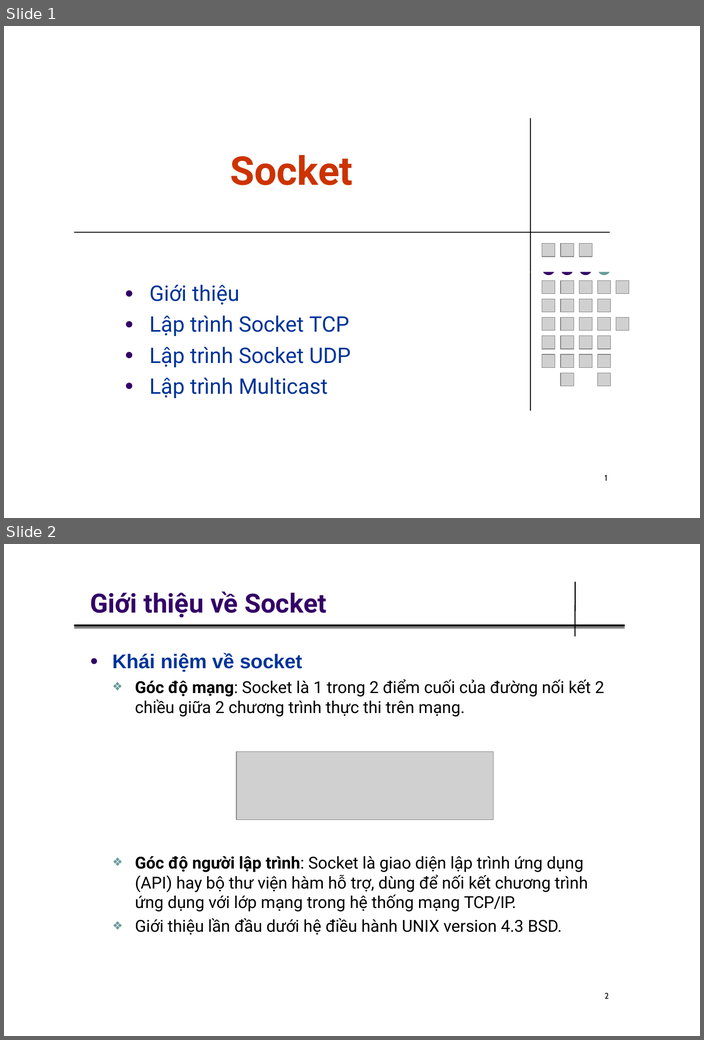
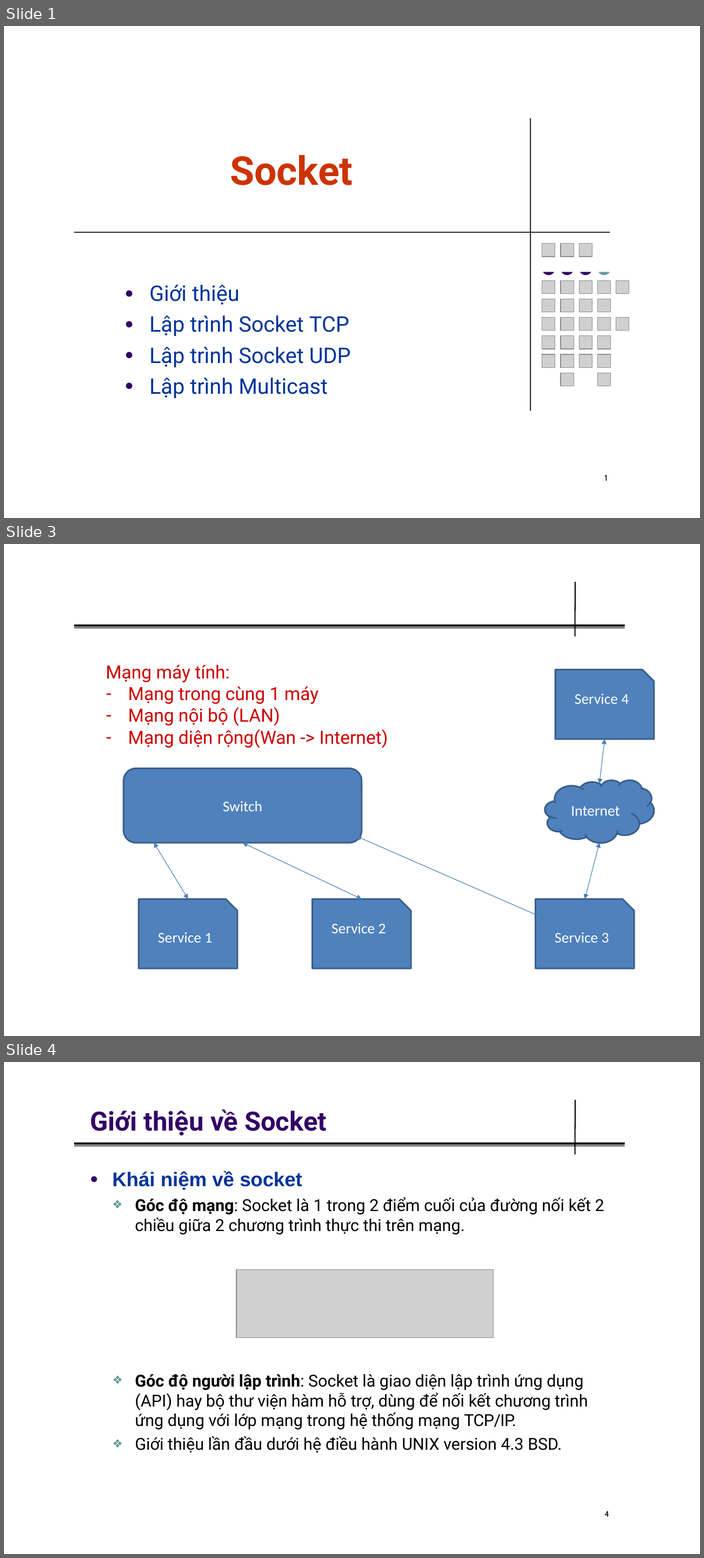
Before and after one commit to cuongpqfit/Java_10.1.2023, a slide deck: documents/Lesson 12 - Socket.pptx. Shown one above the other, each under a label of ours: slides 1 and 2 before the commit, slides 1, 3 and 4 after it; the slides between them are not shown. The pictures are 704x1040 and 704x1558 pixels, drawn with LibreOffice and Linux fonts; fonts in the diff are those of the drawing; grey boxes stand for pictures; background and template pictures are left out. Boxes give left, top, right and bottom in pixels: in the first picture for what was removed or moved away, otherwise in the second. Text is boxed around its words. In the diff, an @@ line names an element or a change of style, - is before the commit and + after.

```diff
--- a/documents/Lesson 12 - Socket.pptx
+++ b/documents/Lesson 12 - Socket.pptx
@@ slide 3 added at <box>4,544,700,1036</box>, background #FFFFFF; not listed: 1 template element that a slide beside it also shows @@
@@ text added at <box>106,664,388,748</box>, 22 pt, text #CC0000 @@
+Mạng máy tính:
+– Mạng trong cùng 1 máy
+– Mạng nội bộ (LAN)
+– Mạng diện rộng(Wan -> Internet)
@@ snip rect added at <box>555,669,654,739</box>, fill #4F81BD, outline #3A5F8C 2 pt, 18 pt, text #FFFFFF @@
+Service 4
@@ double arrow added from (599, 784) to (604, 739), #4B7EBC 0.75 pt @@
@@ rounded rectangle added at <box>123,768,361,843</box>, fill #4F81BD, outline #3A5F8C 2 pt, 18 pt, text #FFFFFF @@
+Switch
@@ cloud added at <box>545,780,654,843</box>, fill #4F81BD, outline #3A5F8C 2 pt, 18 pt, text #FFFFFF @@
+Internet
@@ double arrow added from (188, 899) to (154, 843), #4B7EBC 0.75 pt @@
@@ double arrow added from (243, 843) to (361, 899), #4B7EBC 0.75 pt @@
@@ double arrow added from (356, 836) to (546, 919), #4B7EBC 0.75 pt @@
@@ double arrow added from (599, 843) to (584, 899), #4B7EBC 0.75 pt @@
@@ snip rect added at <box>138,899,237,969</box>, fill #4F81BD, outline #3A5F8C 2 pt, 18 pt, text #FFFFFF @@
+Service 1
@@ snip rect added at <box>312,899,411,969</box>, fill #4F81BD, outline #3A5F8C 2 pt, 18 pt, text #FFFFFF @@
+Service 2
@@ snip rect added at <box>535,899,634,969</box>, fill #4F81BD, outline #3A5F8C 2 pt, 18 pt, text #FFFFFF @@
+Service 3
@@ what was slide 2 is now slide 4 @@
@@ page number at <box>604,1511,609,1517</box>: text changed @@
-2
+4
```
Also in this commit, not shown: 1 other slide added, 2 other files.
